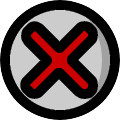
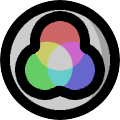
Layer changes from the first 120px x 120px image to the second:
added group "BotonSeleccionarColor" with 5 layers above "BotonSeleccionarImagen" over bbox(15, 0, 105, 100)
added layer "Capa 29" (1st of 6, in "BotonSeleccionarColor") (20%) in group "BotonSeleccionarColor" over bbox(15, 0, 105, 100)
added layer "Capa 75 copy 2" in group "BotonSeleccionarColor" over bbox(15, 11, 105, 100)
added layer "Capa 76" (50%) in group "BotonSeleccionarColor" over bbox(23, 20, 97, 92)
added layer "Capa 26" (1st of 6, in "BotonSeleccionarColor") in group "BotonSeleccionarColor" over bbox(15, 0, 105, 100)
added layer "Capa 28" (1st of 6, in "BotonSeleccionarColor") in group "BotonSeleccionarColor" over bbox(15, 11, 105, 100)
hid group "BotonEliminar" (6 layers) over bbox(15, 0, 105, 100)